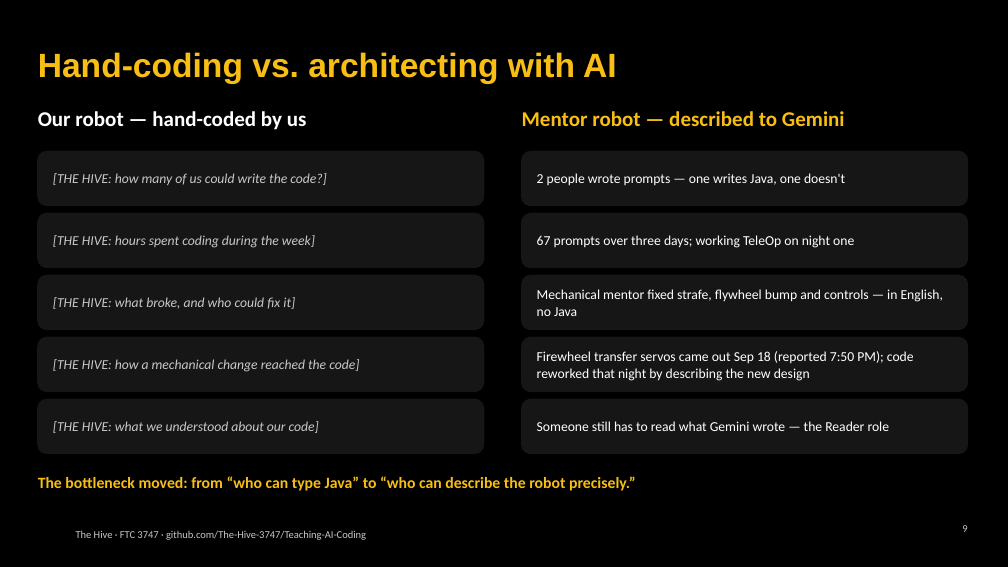
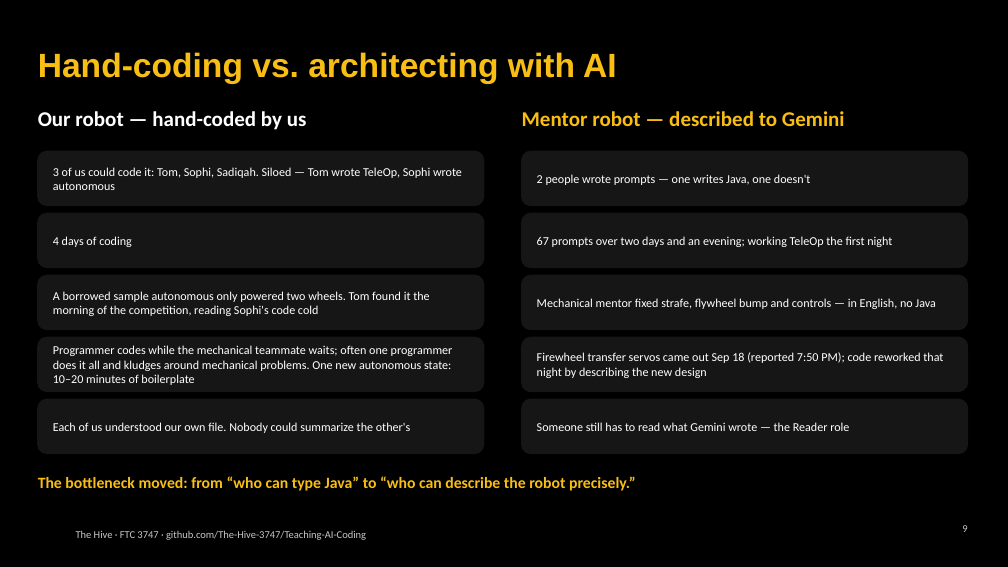
Before and after one commit to The-Hive-3747/Teaching-AI-Coding, a slide deck: slide 9 of slides/kickoff.pptx. Drawn at 1008x567 pixels with LibreOffice and Linux fonts; fonts in the diff are those of the drawing; background and template pictures are left out. Boxes give left, top, right and bottom in pixels: in the first picture for what was removed or moved away, otherwise in the second. Text is boxed around its words. In the diff, an @@ line names an element or a change of style, - is before the commit and + after.

```diff
--- a/slides/kickoff.pptx
+++ b/slides/kickoff.pptx
@@ text at (x1=53, y1=167, x2=462, y2=190): text changed; size 13 to 11.5 pt; text colour #C8C8C8 to #FFFFFF; italic off @@
-[THE HIVE: how many of us could write the code?]
+3 of us could code it: Tom, Sophi, Sadiqah. Siloed — Tom wrote TeleOp, Sophi wrote autonomous
@@ text at (x1=53, y1=236, x2=132, y2=247): text changed; size 13 to 11.5 pt; text colour #C8C8C8 to #FFFFFF; italic off @@
-[THE HIVE: hours spent coding during the week]
+4 days of coding
@@ text at (x1=537, y1=236, x2=892, y2=247): text changed; size 13 to 11.5 pt @@
-67 prompts over three days; working TeleOp on night one
+67 prompts over two days and an evening; working TeleOp the first night
@@ text at (x1=53, y1=291, x2=429, y2=316): text changed; size 13 to 11.5 pt; text colour #C8C8C8 to #FFFFFF; italic off @@
-[THE HIVE: what broke, and who could fix it]
+A borrowed sample autonomous only powered two wheels. Tom found it the morning of the competition, reading Sophi's code cold
@@ text at (x1=53, y1=345, x2=453, y2=385): text changed; size 13 to 11.5 pt; text colour #C8C8C8 to #FFFFFF; italic off @@
-[THE HIVE: how a mechanical change reached the code]
+Programmer codes while the mechanical teammate waits; often one programmer does it all and kludges around mechanical problems. One new autonomous state: 10–20 minutes of boilerplate
@@ size 13 to 11.5 pt in 4 elements at (x1=537, y1=174, x2=810, y2=185), (x1=537, y1=298, x2=936, y2=309), (x1=537, y1=352, x2=943, y2=378), (x1=537, y1=422, x2=849, y2=431) @@
@@ text at (x1=53, y1=422, x2=410, y2=433): text changed; size 13 to 11.5 pt; text colour #C8C8C8 to #FFFFFF; italic off @@
-[THE HIVE: what we understood about our code]
+Each of us understood our own file. Nobody could summarize the other's
```
Also in this commit, not shown: 1 other slide changed, 3 other files.
